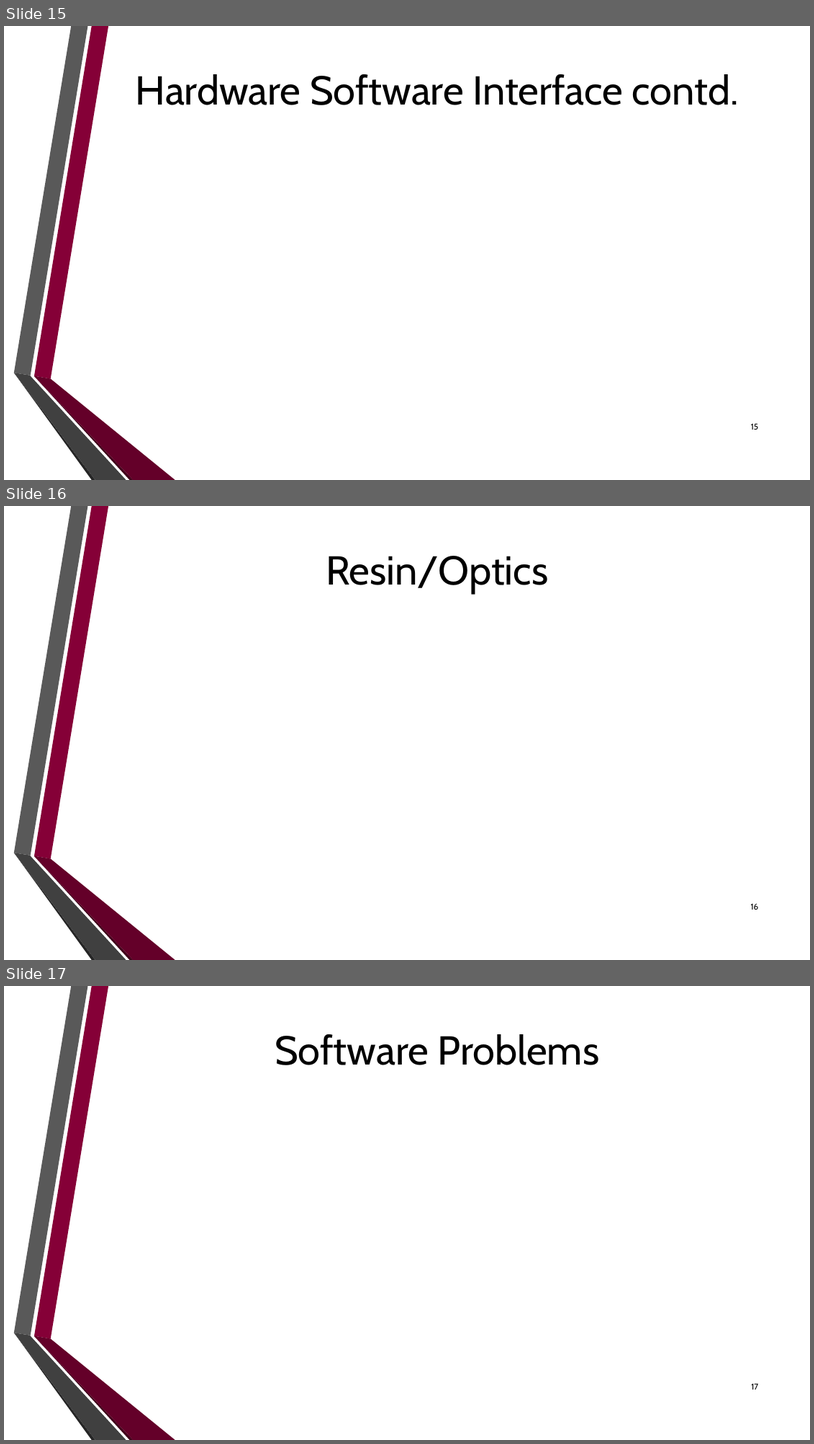
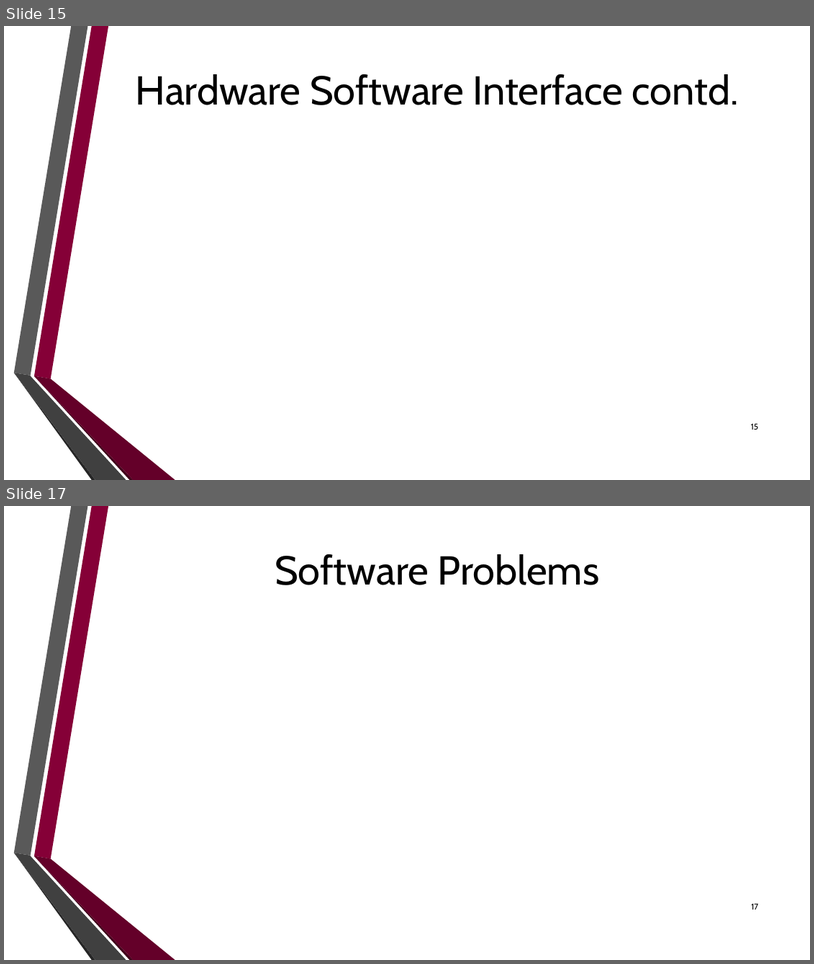
Before and after one commit to dan-olsen/SeniorDesign, a slide deck: Presentations/DesignPres/DesignPres-75.pptx. Shown one above the other, each under a label of ours: slides 15, 16 and 17 before the commit, slides 15 and 17 after it; the slides between them are not shown. The pictures are 814x1444 and 814x964 pixels, drawn with LibreOffice and Linux fonts; fonts in the diff are those of the drawing; background and template pictures are left out. Boxes give left, top, right and bottom in pixels: in the first picture for what was removed or moved away, otherwise in the second. Text is boxed around its words. In the diff, an @@ line names an element or a change of style, - is before the commit and + after.

```diff
--- a/Presentations/DesignPres/DesignPres-75.pptx
+++ b/Presentations/DesignPres/DesignPres-75.pptx
@@ slide 16 removed at <box>4,506,810,960</box>, background picture (left out); not listed: 6 template elements that a slide beside it also shows @@
@@ title removed at <box>326,556,548,594</box> @@
-Resin/Optics
@@ page number removed at <box>751,903,759,909</box> @@
-16
```
Also in this commit, not shown: 1 slide added.
